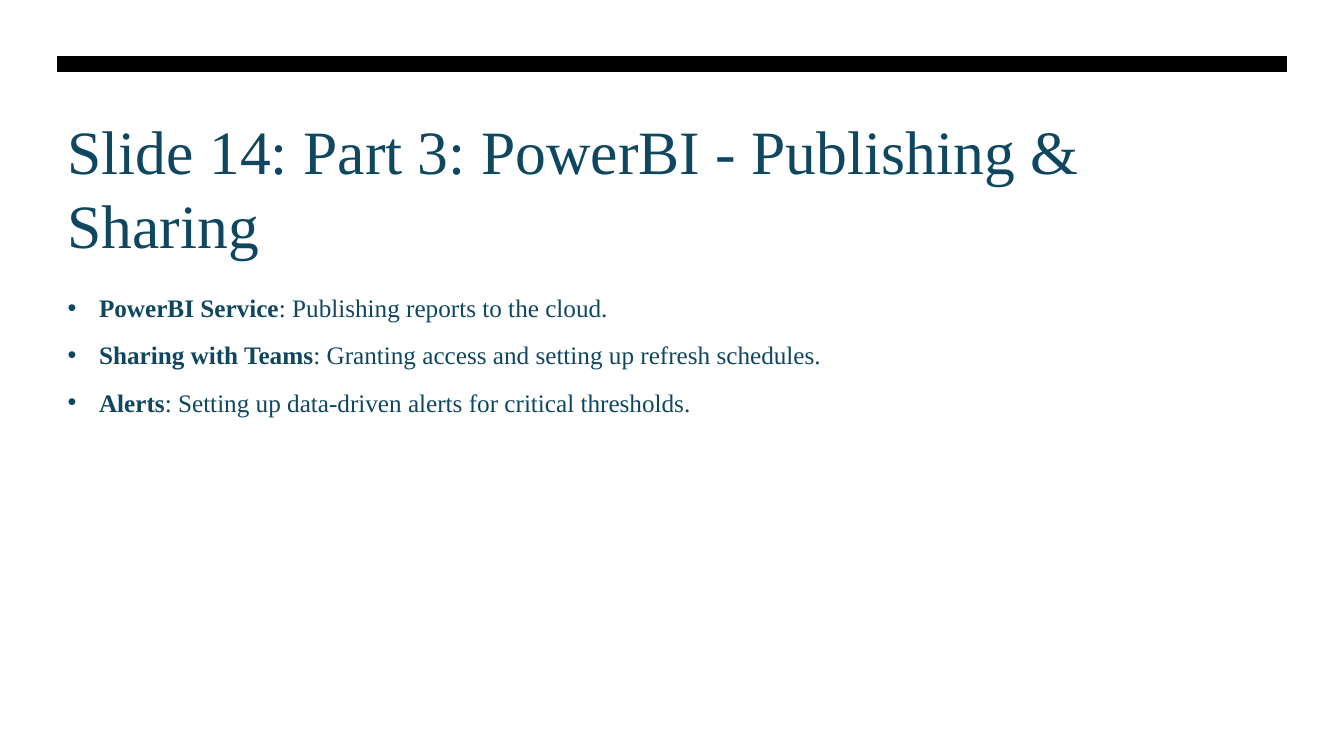
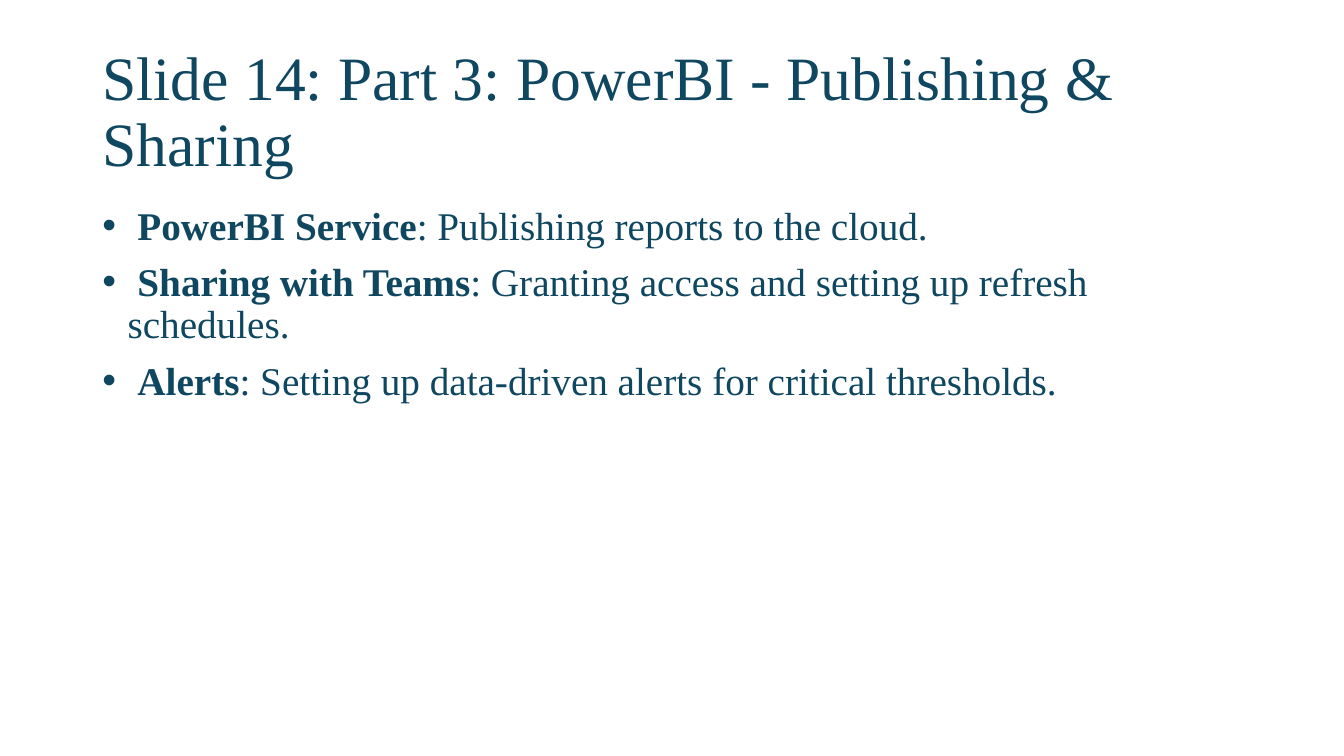
Before and after one commit to David-Seis/Presentations, a slide deck: slide 16 of Sessions/Build a Custom Monitoring Solution for your SQL Server Environment/2025-07-19 - SQLSATSF/Custom monitoring solution.pptx (slide 14 before the commit). Drawn at 1344x756 pixels with LibreOffice and Linux fonts; fonts in the diff are those of the drawing. Boxes give left, top, right and bottom in pixels: in the first picture for what was removed or moved away, otherwise in the second. Text is boxed around its words. In the diff, an @@ line names an element or a change of style, - is before the commit and + after.

```diff
--- a/Sessions/Build a Custom Monitoring Solution for your SQL Server Environment/2025-07-19 - SQLSATSF/Custom monitoring solution.pptx
+++ b/Sessions/Build a Custom Monitoring Solution for your SQL Server Environment/2025-07-19 - SQLSATSF/Custom monitoring solution.pptx
@@ freeform shape removed at (57,56,1288,73) @@
@@ title "Slide 14: Part 3: PowerBI ...": place and size @@
-title "Slide 14: Part 3: PowerBI ..." at (68,131,1014,260)
+title "Slide 14: Part 3: PowerBI ..." at (102,57,1049,178)
@@ title "Slide 14: Part 3: PowerBI ..." at (102,57,1049,178): line spacing 1 to 0.9; vertical alignment top to middle @@
@@ text "PowerBI Service: Publishing reports to ...": place and size @@
-text "PowerBI Service: Publishing reports to ..." at (99,299,821,418)
+text "PowerBI Service: Publishing reports to ..." at (128,212,1088,402)
@@ text "PowerBI Service: Publishing reports to ..." at (128,212,1088,402): size 18 to 28 pt; line spacing 1.1 to 0.9 @@
```
Also in this commit, not shown: 18 other slides changed, 1 slide added, 1 slide removed, 2 other files.
